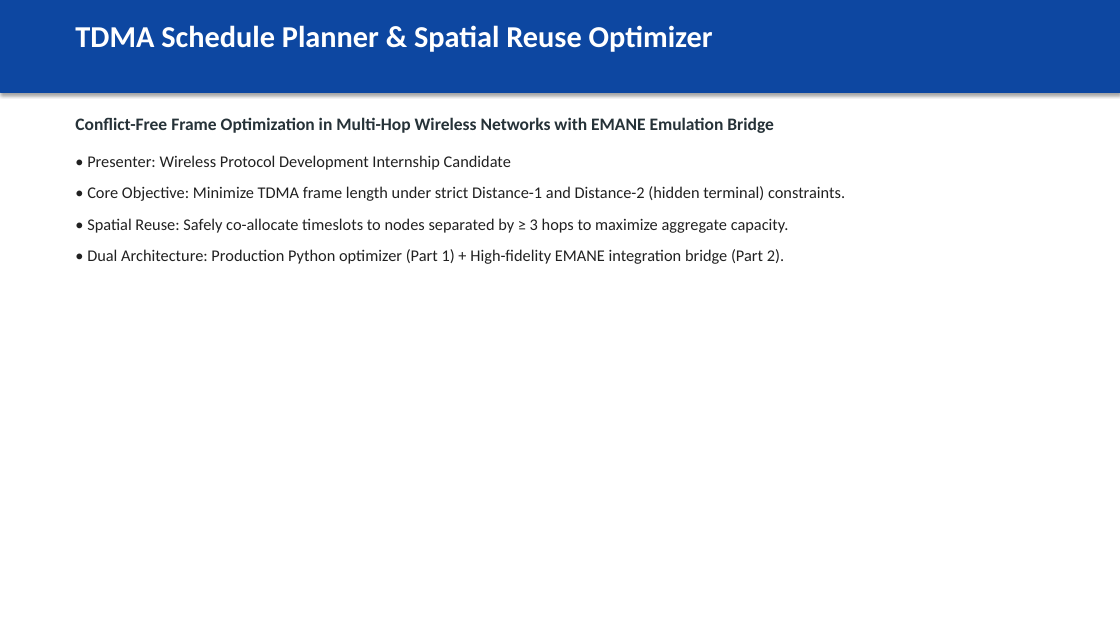
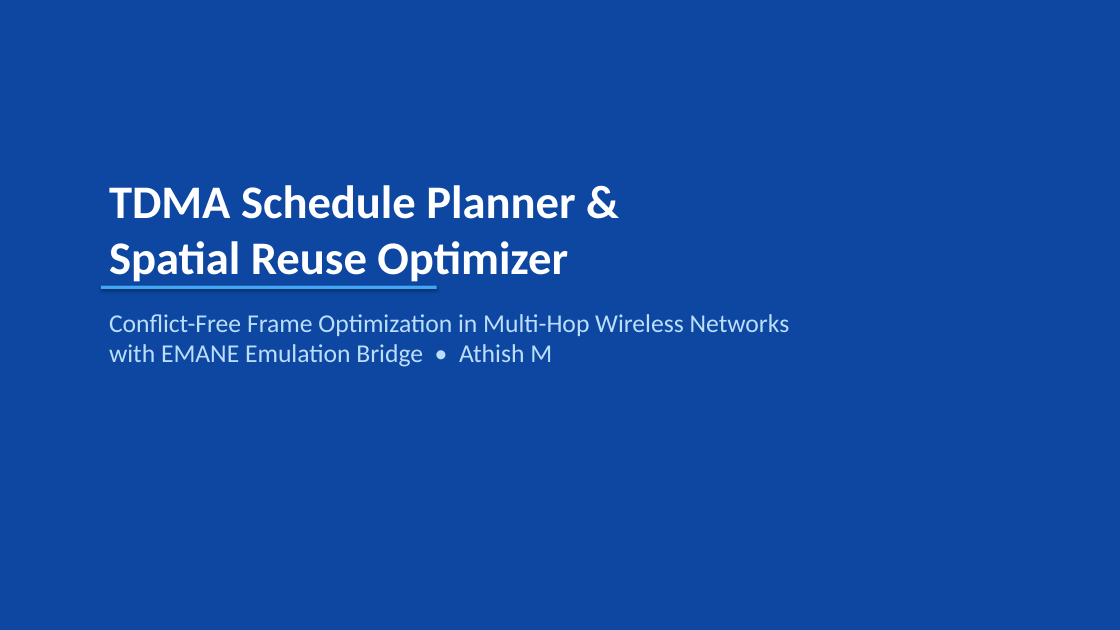
Before and after one commit to athishio/tdma-schedule-optimizer, a slide deck: slide 1 of docs/presentation.pptx. Drawn at 1120x630 pixels with LibreOffice and Linux fonts; fonts in the diff are those of the drawing. Boxes give left, top, right and bottom in pixels: in the first picture for what was removed or moved away, otherwise in the second. Text is boxed around its words. In the diff, an @@ line names an element or a change of style, - is before the commit and + after.

Commit message:
docs: rebuild full design PDF and visual presentation deck with corrected text and layout

```diff
--- a/docs/presentation.pptx
+++ b/docs/presentation.pptx
@@ rectangle: place and size @@
-rectangle at bbox=[0, 0, 1120, 92]
+rectangle at bbox=[0, 0, 1120, 630]
@@ rectangle at bbox=[0, 0, 1120, 630]: outline #0D47A1 0.75 pt to none @@
@@ text removed at bbox=[87, 155, 845, 264] @@
-• Presenter: Wireless Protocol Development Internship Candidate
-• Core Objective: Minimize TDMA frame length under strict Distance-1 and Distance-2 (hidden terminal) constraints.
-• Spatial Reuse: Safely co-allocate timeslots to nodes separated by ≥ 3 hops to maximize aggregate capacity.
-• Dual Architecture: Production Python optimizer (Part 1) + High-fidelity EMANE integration bridge (Part 2).
@@ text "TDMA Schedule Planner & Spatial ...": place and size @@
-text "TDMA Schedule Planner & Spatial ..." at bbox=[75, 25, 713, 52]
+text "TDMA Schedule Planner & Spatial ..." at bbox=[109, 185, 575, 282]
@@ text "TDMA Schedule Planner & Spatial ..." at bbox=[109, 185, 575, 282]: size 26 to 40 pt @@
@@ rectangle added at bbox=[101, 286, 437, 289], fill #42A5F5 @@
@@ text at bbox=[109, 314, 790, 367]: text changed; size 15 to 22 pt; text colour #263238 to #BBDEFB; bold off @@
-Conflict-Free Frame Optimization in Multi-Hop Wireless Networks with EMANE Emulation Bridge
+Conflict-Free Frame Optimization in Multi-Hop Wireless Networks
+with EMANE Emulation Bridge • Athish M
```
Also in this commit, not shown: 7 other slides changed, 2 slides added, 2 slides removed, 3 other files.
